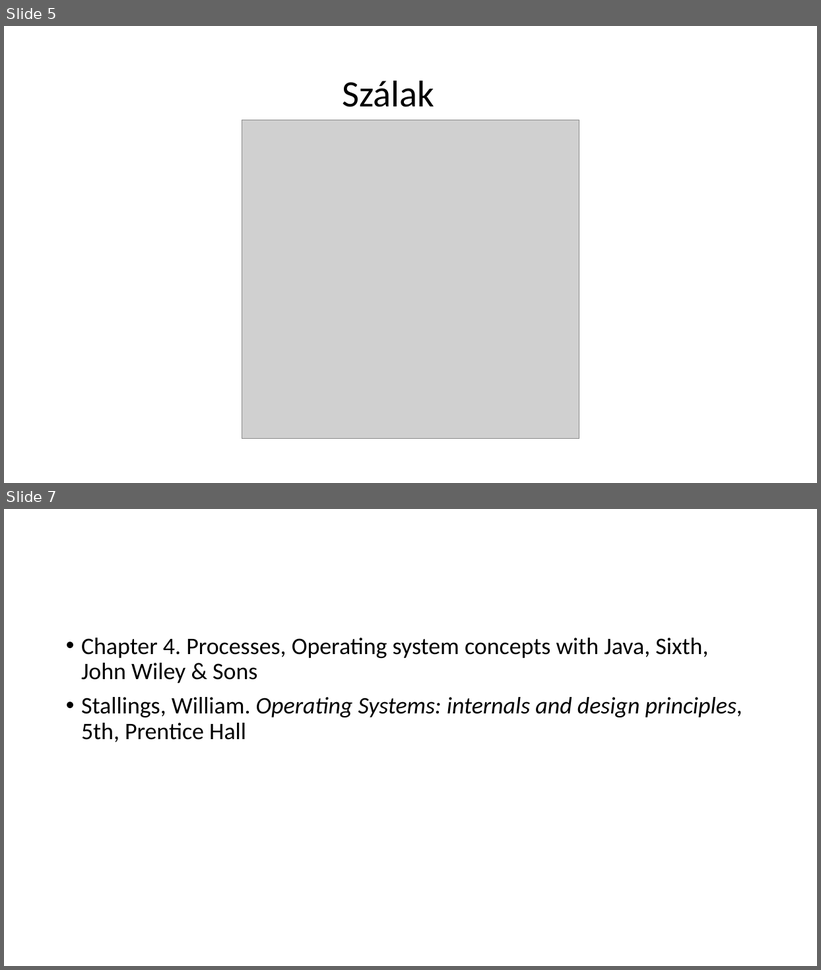
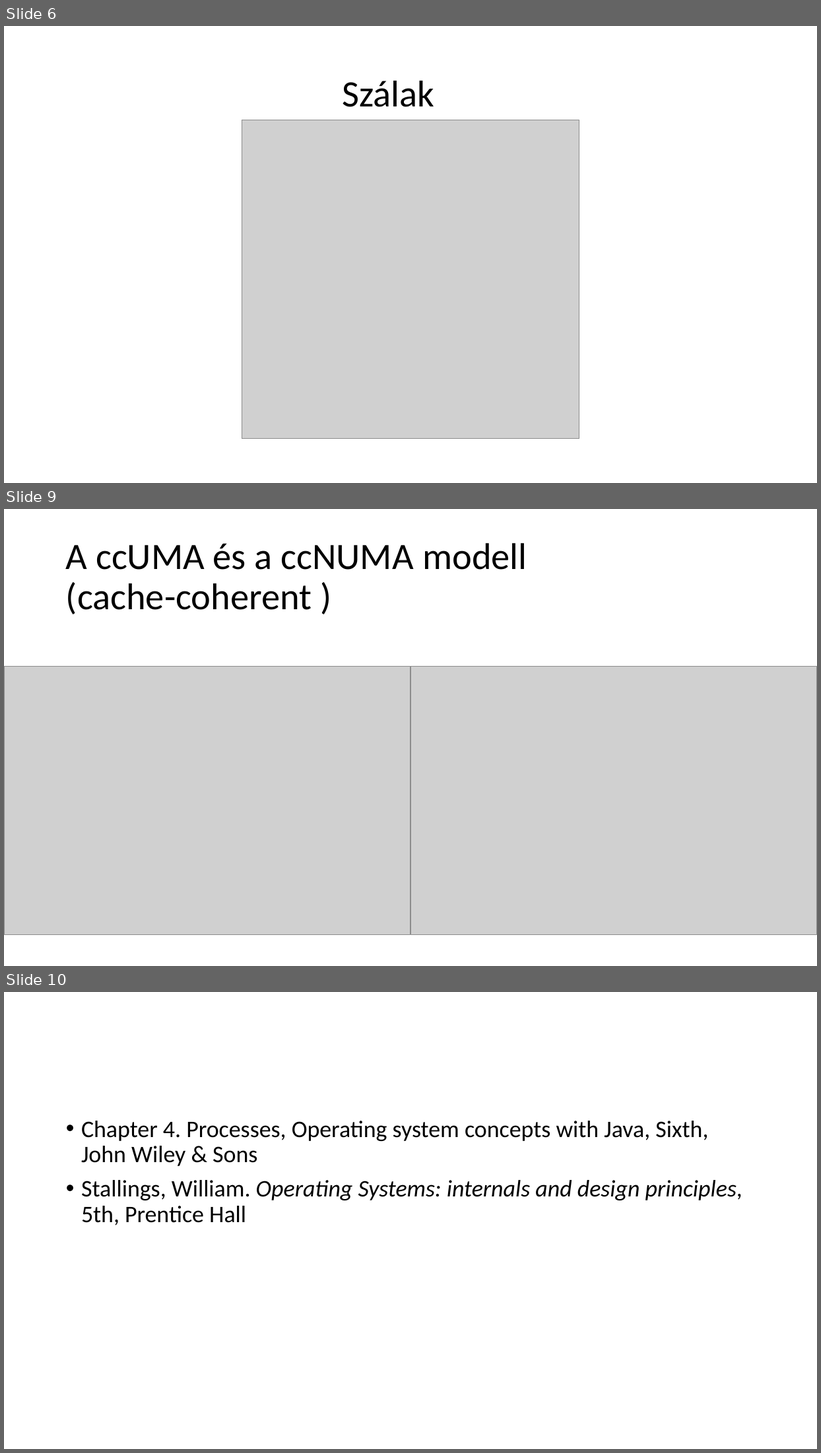
Before and after one commit to krsjakb/osztott-rendszerek-parhuzamos-programozas, a slide deck: Osztott rendszerek, párhuzamos programozás.pptx. Shown one above the other, each under a label of ours: slides 5 and 7 before the commit, slides 6, 9 and 10 after it; the slides between them are not shown. The pictures are 821x970 and 821x1453 pixels, drawn with LibreOffice and Linux fonts; fonts in the diff are those of the drawing; grey boxes stand for pictures. Boxes give left, top, right and bottom in pixels: in the first picture for what was removed or moved away, otherwise in the second. Text is boxed around its words. In the diff, an @@ line names an element or a change of style, - is before the commit and + after.

```diff
--- a/Osztott rendszerek, párhuzamos programozás.pptx
+++ b/Osztott rendszerek, párhuzamos programozás.pptx
@@ slide 9 added at (4, 509, 817, 966), background #FFFFFF @@
@@ title added at (66, 543, 527, 615), 44 pt, text #000000 @@
+A ccUMA és a ccNUMA modell
+(cache-coherent )
@@ picture added at (4, 666, 411, 935) @@
@@ picture added at (411, 666, 817, 935) @@
@@ what was slide 5 is now slide 6 @@
@@ what was slide 7 is now slide 10 @@
```
Also in this commit, not shown: 1 slide changed, 3 other slides added, 1 slide removed.
